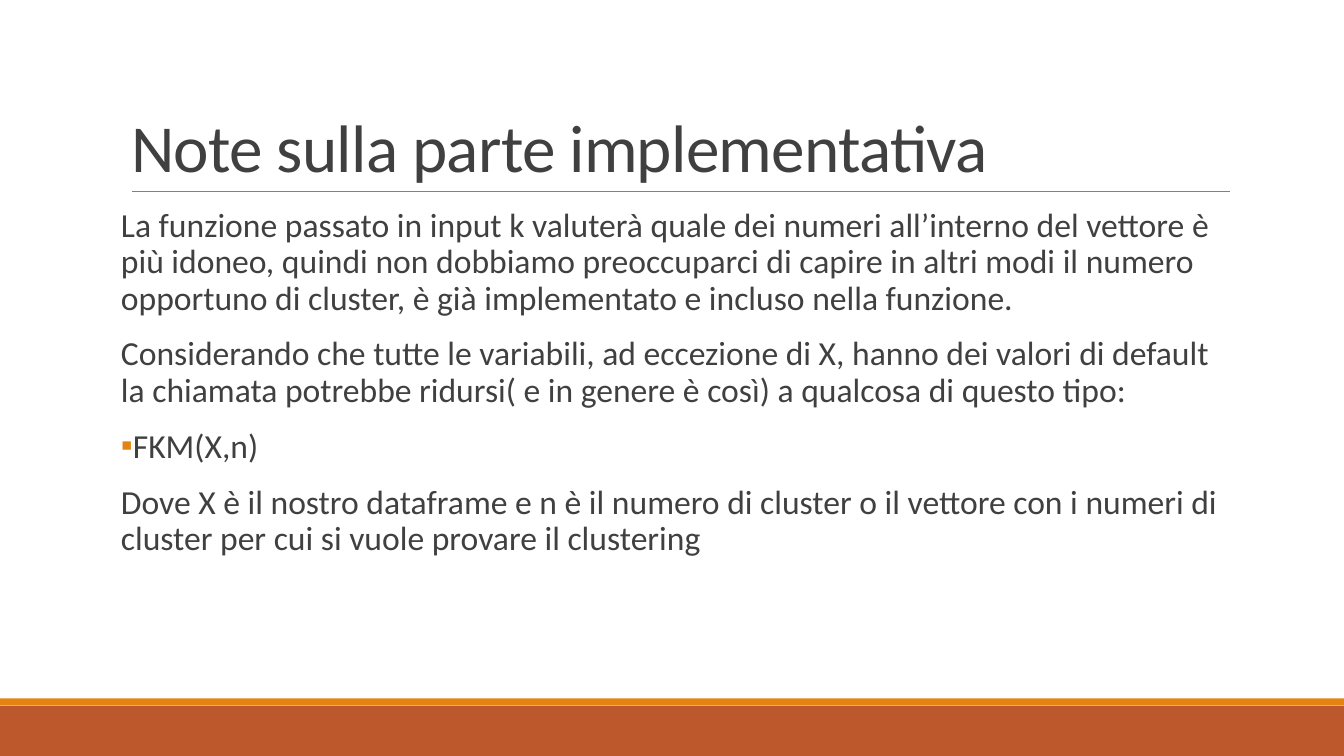
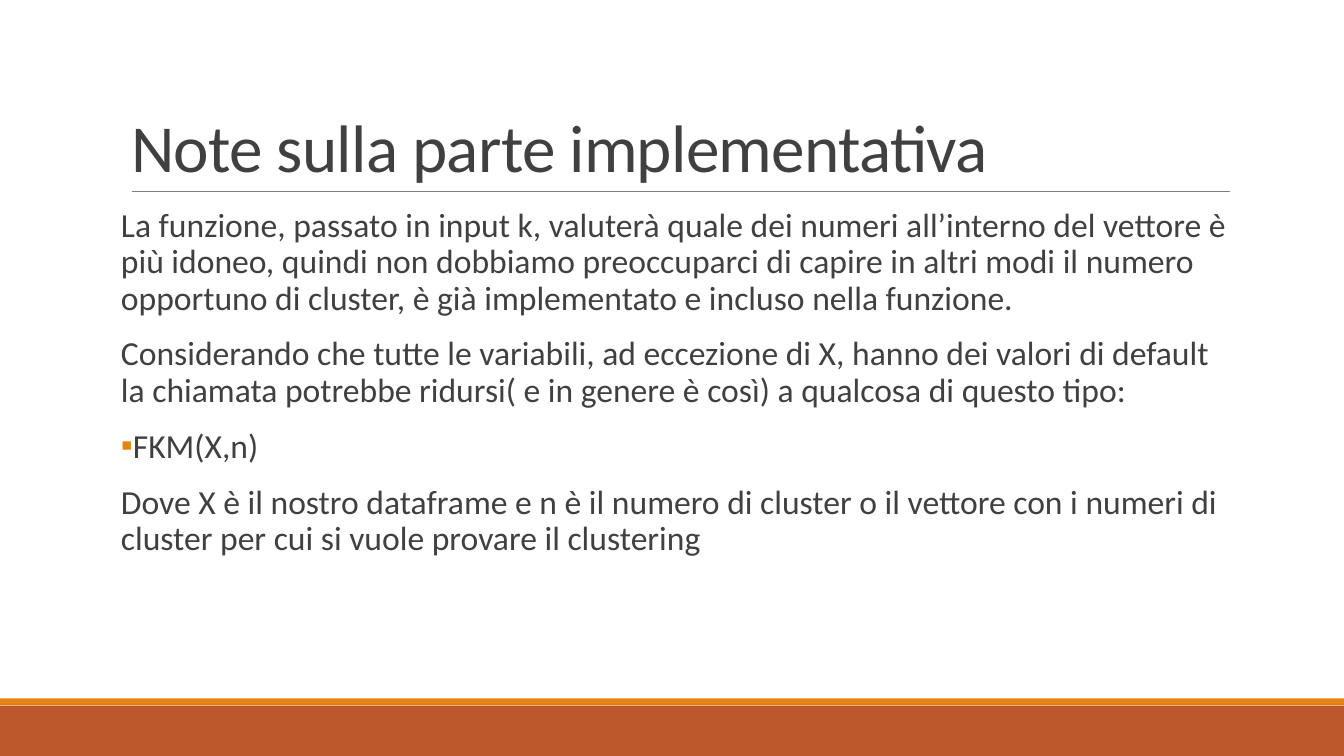
Before and after one commit to Gallo00/progettoDM, a slide deck: slide 34 of relazione.pptx. Drawn at 1344x756 pixels with LibreOffice and Linux fonts; fonts in the diff are those of the drawing. Boxes give left, top, right and bottom in pixels: in the first picture for what was removed or moved away, otherwise in the second. Text is boxed around its words. In the diff, an @@ line names an element or a change of style, - is before the commit and + after.

Commit message:
alcune correzioni nella relazione

```diff
--- a/relazione.pptx
+++ b/relazione.pptx
@@ text at <box>121,213,1226,316</box>: text changed @@
-La funzione passato in input k valuterà quale dei numeri all’interno del vettore è più idoneo, quindi non dobbiamo preoccuparci di capire in altri modi il numero opportuno di cluster, è già implementato e incluso nella funzione.
+La funzione, passato in input k, valuterà quale dei numeri all’interno del vettore è più idoneo, quindi non dobbiamo preoccuparci di capire in altri modi il numero opportuno di cluster, è già implementato e incluso nella funzione.
```
Also in this commit, not shown: 6 other slides changed, 6 other files.
